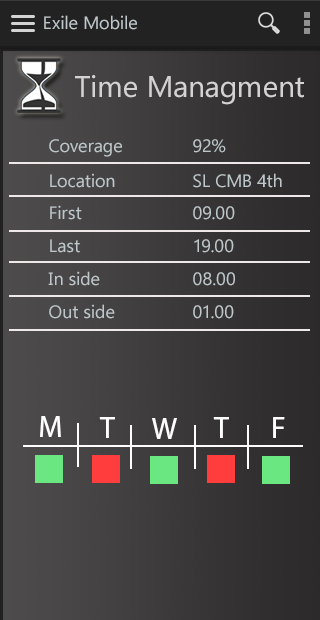
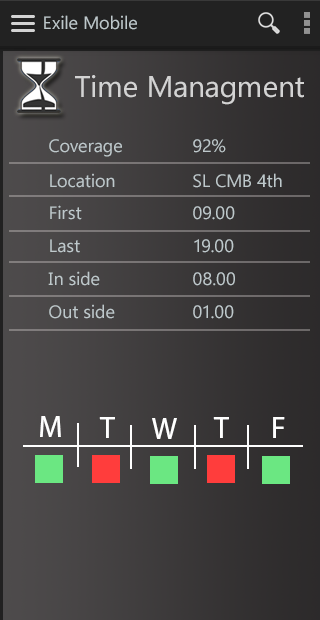
Before/after of a 320x620 layered artwork. What changed in the layer stack:
"Shape 1 copy 6": opacity 100% → 32% over [9, 329, 310, 331]
"Shape 1 copy 5": opacity 100% → 32% over [9, 295, 310, 297]
"Shape 1 copy 4": opacity 100% → 32% over [9, 261, 310, 263]
"Shape 1 copy 3": opacity 100% → 32% over [9, 230, 310, 232]
"Shape 1 copy 2": opacity 100% → 32% over [9, 195, 310, 197]
"Shape 1": opacity 100% → 32% over [9, 162, 310, 164]
